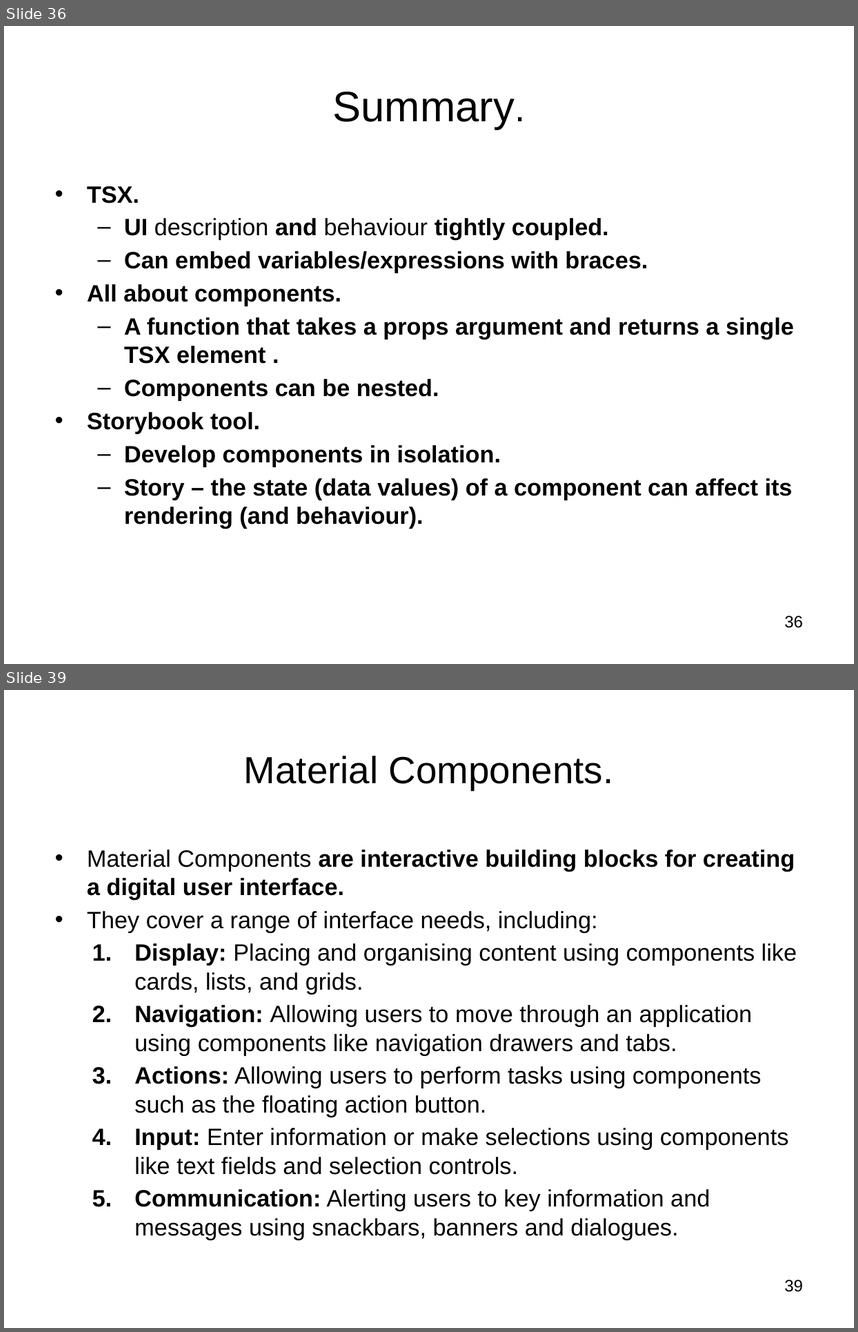
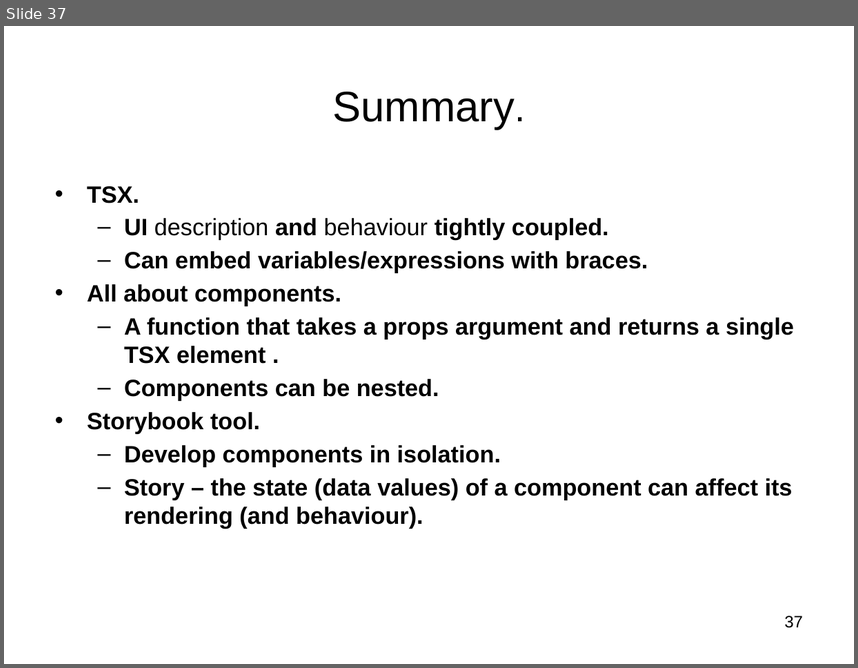
Before and after one commit to diarmuidoconnor/ewd-module-2025, a slide deck: topic04/talk-1/ReactJS_01.pptx. Shown one above the other, each under a label of ours: slides 36 and 39 before the commit, slide 37 after it; the slides between them are not shown. The pictures are 858x1332 and 858x668 pixels, drawn with LibreOffice and Linux fonts; fonts in the diff are those of the drawing. Boxes give left, top, right and bottom in pixels: in the first picture for what was removed or moved away, otherwise in the second. Text is boxed around its words. In the diff, an @@ line names an element or a change of style, - is before the commit and + after.

```diff
--- a/topic04/talk-1/ReactJS_01.pptx
+++ b/topic04/talk-1/ReactJS_01.pptx
@@ slide 39 removed at (x1=4, y1=690, x2=854, y2=1328), background #FFFFFF @@
@@ title removed at (x1=244, y1=756, x2=614, y2=790) @@
-Material Components.
@@ text removed at (x1=87, y1=849, x2=797, y2=1239) @@
-• Material Components are interactive building blocks for creating a digital user interface.
-• They cover a range of interface needs, including:
-  1. Display: Placing and organising content using components like cards, lists, and grids.
-  2. Navigation: Allowing users to move through an application using components like navigation drawers and tabs.
-  3. Actions: Allowing users to perform tasks using components such as the floating action button.
-  4. Input: Enter information or make selections using components like text fields and selection controls.
-  5. Communication: Alerting users to key information and messages using snackbars, banners and dialogues.
@@ page number removed at (x1=784, y1=1279, x2=803, y2=1292) @@
-39
@@ what was slide 36 is now slide 37 @@
@@ page number at (x1=784, y1=615, x2=803, y2=628): text changed @@
-36
+37
```
Also in this commit, not shown: 5 slides changed, 1 slide added, 6 other slides removed, 2 other files.
